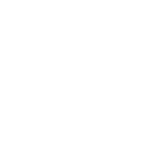
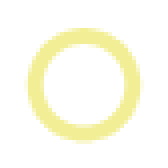
Layered file, before and after one edit (168 x 168). Changes by layer:
pixels changed over [24, 28, 144, 144] (layer not identified)
